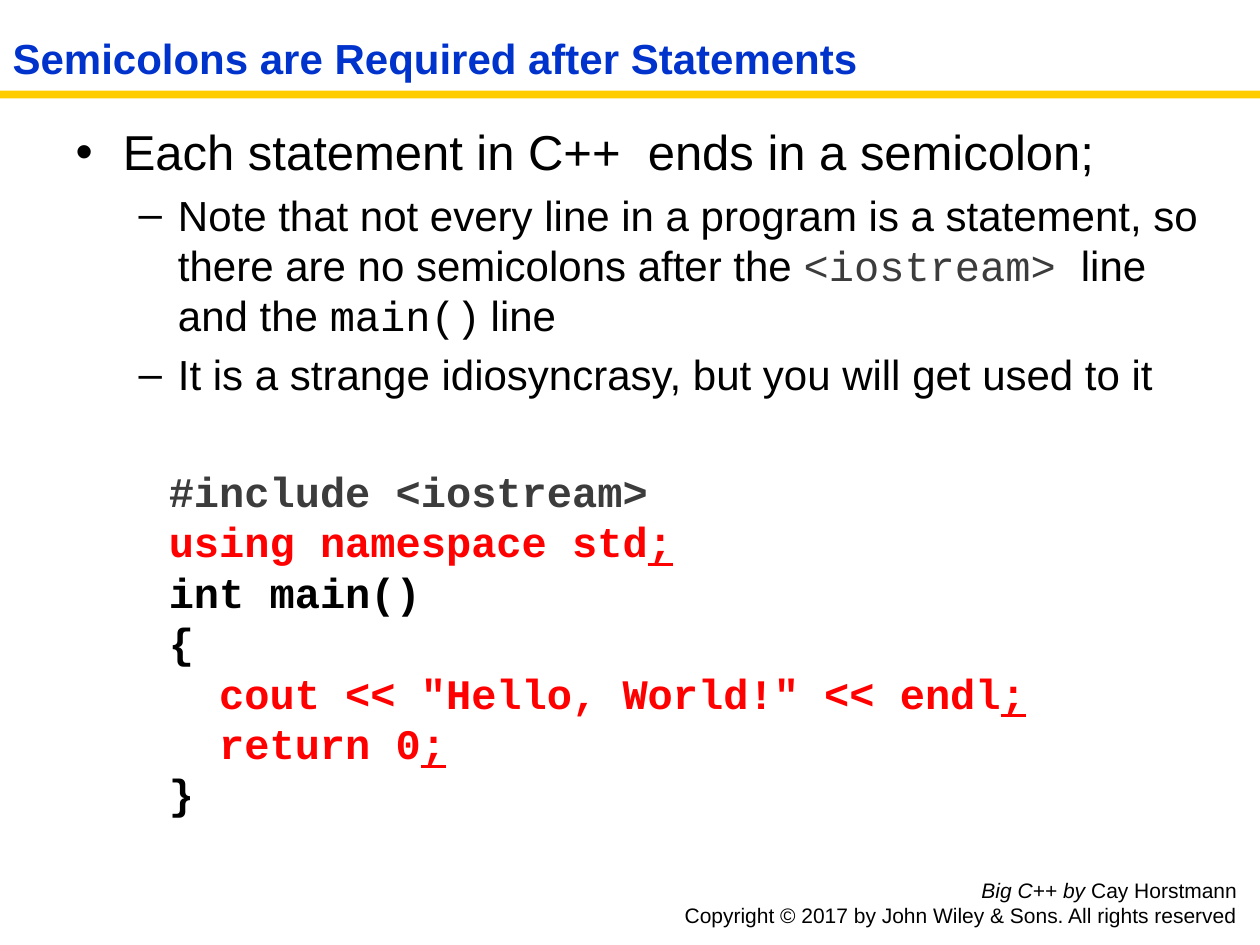
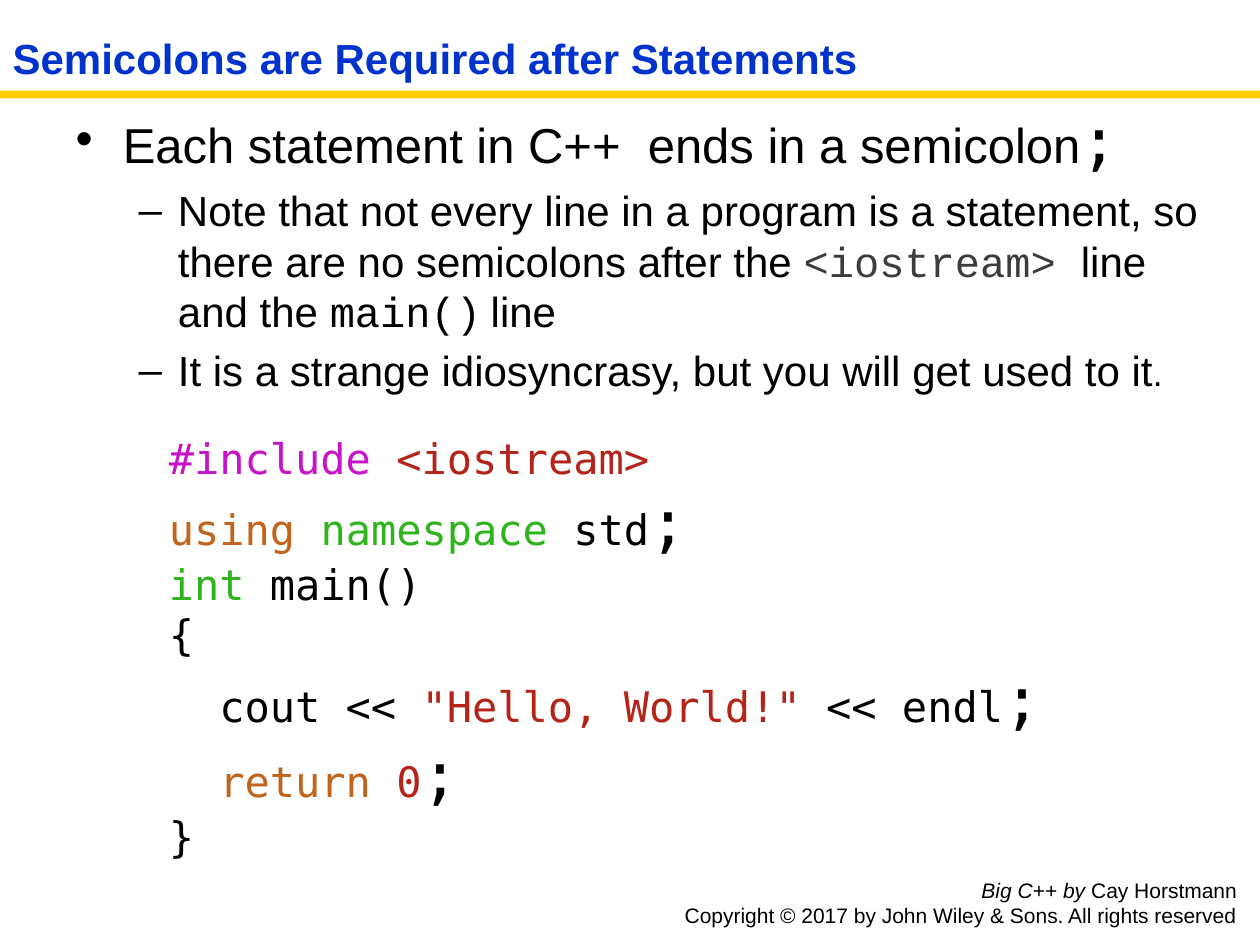
Before and after one commit to tong-yee/tong-yee.github.io, a slide deck: slide 12 of 135/slides/ch01/ch01_sec_1_5.pptx. Drawn at 1260x945 pixels with LibreOffice and Linux fonts; fonts in the diff are those of the drawing. Boxes give left, top, right and bottom in pixels: in the first picture for what was removed or moved away, otherwise in the second. Text is boxed around its words. In the diff, an @@ line names an element or a change of style, - is before the commit and + after.

```diff
--- a/135/slides/ch01/ch01_sec_1_5.pptx
+++ b/135/slides/ch01/ch01_sec_1_5.pptx
@@ text "Each statement in C++ ends ...": place and size @@
-text "Each statement in C++ ends ..." at box(123, 134, 1197, 399)
+text "Each statement in C++ ends ..." at box(123, 127, 1197, 394)
@@ text at box(123, 127, 1080, 164): size 28 to 36 pt, font Arial to DejaVu Sans Mono in "semicolon;" @@
@@ text at box(178, 355, 1153, 394): text changed @@
-  – It is a strange idiosyncrasy, but you will get used to it
+  – It is a strange idiosyncrasy, but you will get used to it.
@@ text "#include <iostream>": place and size @@
-text "#include <iostream>" at box(169, 477, 1026, 768)
+text "#include <iostream>" at box(169, 442, 1003, 798)
@@ text "#include <iostream>" at box(169, 442, 1003, 798): font Courier New to DejaVu Sans Mono, bold off; text colour #3C3C3C to #C814C9 in "#include"; text colour #3C3C3C to #B42419 in "<iostream>"; size 24 to 36 pt, underline off in "std;", "endl;", "0;"; text colour #FF0000 to #C1651C in "using", "return"; text colour #FF0000 to #2FB41D in "namespace"; text colour #FF0000 to #000000 in "std;", "cout << << endl;", "0;"; text colour #000000 to #2FB41D in "int"; text colour #FF0000 to #B42419 in ""Hello, World!"", "0;" @@
```
Also in this commit, not shown: 8 other slides changed, 8 other files.
